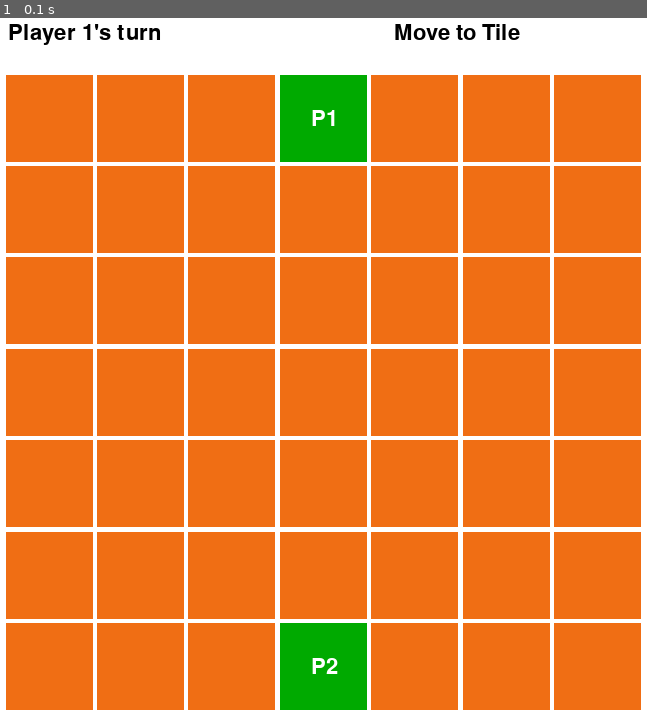
Above: before the commit, frame 1.
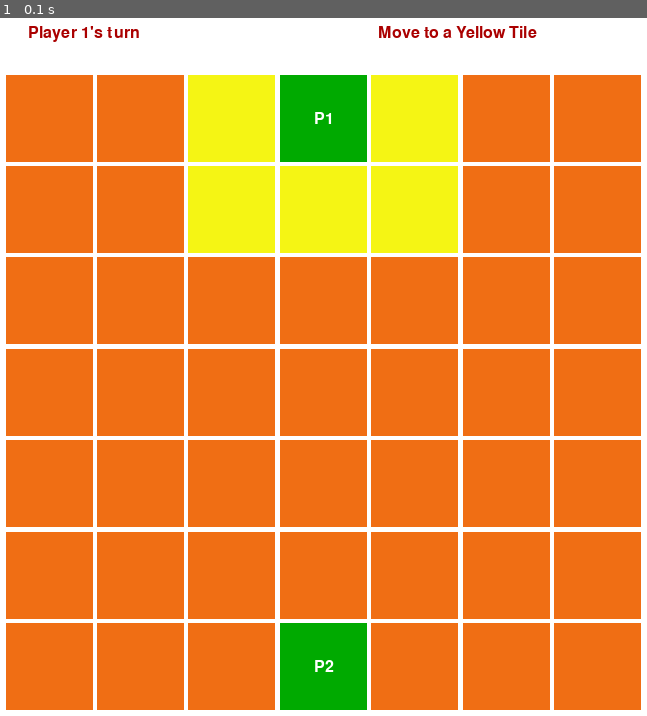
Above: after the commit, the same moment.

Repository: lash7/pygameExperiments
Game: pygame game, started from Isola/isola.py
Same seed, same stepped clock (60 frames per second), same inputs: the game is played once before the commit and once after it.
Inputs:
- Up to frame 1 (0.1 s): no input

The runs differ from the first frame. In frame 1, 9.2% of the frame differs, in the area x 1-83%, y 0-94%.

Commit message:
Modularized a bit and included the game rules system

Diff:
--- /dev/null
+++ b/Isola/GameClasses.py
@@ -0,0 +1,69 @@
+# -*- coding: utf-8 -*-
+"""
+Created on Sun Sep 18 18:48:47 2016
+
+@author: Abhilash
+"""
+
+import numpy as np
+class GameBoard:
+    """
+    Initialize the game board with values
+    """
+    def __init__(self, n):
+        self.n = n
+        self.grid = np.zeros((n,n), dtype = int)
+
+    """
+    Function to move the current player to specified
+    point on the grid
+    """
+    def movePlayer(self, player, x,y):
+        self.grid[player.x][player.y] = 0
+        player.setPosition(x,y)
+        self.markPlayer(player)
+
+
+    """
+    Function to remove the tile in the second move of player
+    """
+    def removeTile(self, x, y):
+        self.grid[x][y] = -1
+
+    """
+    Function returns if the player move is possible
+    """
+    def checkIfMoveIsPossible(self,x,y):
+        return self.grid[x][y] == 0 and x < self.n and \
+               y < self.n and x >= 0 and y >=0
+
+
+    """
+    Set the position in the grid with the player id
+    """
+
+    def markPlayer(self, player):
+        self.grid[player.x][player.y] = player.id
+
+
+
+class Player:
+    def __init__(self, id, x, y):
+        self.x = x
+        self.y = y
+        self.id = id
+
+    """
+    Move the player's item to the specified x, y
+    """
+    def setPosition(self,x,y):
+        self.x = x
+        self.y = y
+
+        """
+    Return if the player can move to the spefied tile locations
+    """
+    def isMoveValid(self, x,y):
+        return abs(self.x - x) <= 1 and \
+            abs(self.y - y) <= 1 and \
+            not (self.x == x and self.y == y)
--- a/Isola/isola.py
+++ b/Isola/isola.py
@@ -6,6 +6,7 @@
 """
 import numpy as np
 import pygame
+from GameClasses import GameBoard, Player
 
 # Params
 N = 7
@@ -14,7 +15,7 @@
 POS = [SIZE[0]/4 , SIZE[0]/4]
 TILE_SIZE = (np.min(SIZE)- 2*MARGIN)/N
 TILE_SPACE = 0
-red   = (255,0,0)
+red   = (170,0,0)
 green = (0, 170, 0)
 black = (0, 0 , 0)
 yellow = (245,245, 20)
@@ -30,93 +31,39 @@
 
 pygame.init()
 gameDisplay = pygame.display.set_mode(SIZE)
-pygame.display.set_caption('ISOLA Game')
+pygame.display.set_caption('ISOLA Game - by Abhilash')
 clock = pygame.time.Clock()
 fps = 20
 
 
-class GameBoard:
-    """
-    Initialize the game board with values
-    """
-    def __init__(self, n):
-        self.n = n
-        self.grid = np.zeros((n,n), dtype = int)
-
-    """
-    Function to move the current player to specified
-    point on the grid
-    """
-    def movePlayer(self, player, x,y):
-        self.grid[player.x][player.y] = 0
-        player.setPosition(x,y)
-        self.markPlayer(player)
-
-
-    """
-    Function to remove the tile in the second move of player
-    """
-    def removeTile(self, x, y):
-        self.grid[x][y] = -1
-
-    """
-    Function returns if the player move is possible
-    """
-    def checkIfMoveIsPossible(self,x,y):
-        return self.grid[x][y] == 0 and x < self.n and \
-               y < self.n and x >= 0 and y >=0
-
-
-    """
-    Set the position in the grid with the player id
-    """
-
-    def markPlayer(self, player):
-        self.grid[player.x][player.y] = player.id
-
-
-
-class Player:
-    def __init__(self, id, x, y):
-        self.x = x
-        self.y = y
-        self.id = id
-
-    """
-    Move the player's item to the specified x, y
-    """
-    def setPosition(self,x,y):
-        self.x = x
-        self.y = y
-
-        """
-    Return if the player can move to the spefied tile locations
-    """
-    def isMoveValid(self, x,y):
-        return abs(self.x - x) <= 1 and \
-            abs(self.y - y) <= 1 and \
-            not (self.x == x and self.y == y)
-
 """
 Function to generate tiles
 """
-def drawGrid(board):
+def drawGrid(board, player,firstMove):
     global boardTiles
+    x,y = player.x, player.y
     for i in range(board.n):
         for j in range(board.n):
             xpos = MARGIN + j*(TILE_SIZE + TILE_SPACE)
             ypos = MARGIN + i*(TILE_SIZE + TILE_SPACE)
             gridValue = board.grid[i][j]
-            tileColor = COLOR[gridValue]
-            boardTiles[(i,j)] = pygame.draw.rect(gameDisplay,tileColor, [xpos,ypos, TILE_SIZE, TILE_SIZE])
-            pygame.draw.rect(gameDisplay,white, [xpos,ypos, TILE_SIZE, TILE_SIZE],2)
+            if firstMove and gridValue == 0 and \
+                abs(i-x) <= 1 and abs(j-y) <= 1 :
+                    tileColor = yellow
+            else:
+                tileColor = COLOR[gridValue]
+            boardTiles[(i,j)] = pygame.draw.rect(gameDisplay,tileColor,\
+                                        [xpos,ypos, TILE_SIZE, TILE_SIZE])
+            pygame.draw.rect(gameDisplay,white, \
+                                [xpos,ypos, TILE_SIZE, TILE_SIZE],2)
 
             if gridValue > 0:
-                showText("P" + str(gridValue), white, (xpos + TILE_SIZE/2, ypos + TILE_SIZE/2 ))
+                showText("P" + str(gridValue), white, \
+                            (xpos + TILE_SIZE/2, ypos + TILE_SIZE/2 ))
 
 
 
-font = pygame.font.SysFont(None,32)
+font = pygame.font.SysFont(None,24)
 def showText(text , color , xycenter):
     msg = font.render(text, True, color)
     msgRect = msg.get_rect()
@@ -189,10 +136,12 @@
 
 def makeDisplayChanges():
     gameDisplay.fill(white)
-    drawGrid(board)
+    drawGrid(board, player, firstMove)
     if inPlay:
-        showText("Player " + str(1 if player1Turn else 2) + "'s turn" ,black, (2*MARGIN, MARGIN/2))
-        showText("Move to Tile" if firstMove else "Remove Tile", black, (2*SIZE[0]/3, MARGIN/2))
+        showText("Player " + str(1 if player1Turn else 2) + "'s turn" ,\
+                    red, (2*MARGIN, MARGIN/2))
+        showText("Move to a Yellow Tile" if firstMove else "Remove any Orange Tile",\
+                    red, (2*SIZE[0]/3, MARGIN/2))
     pygame.display.update()
 
 
